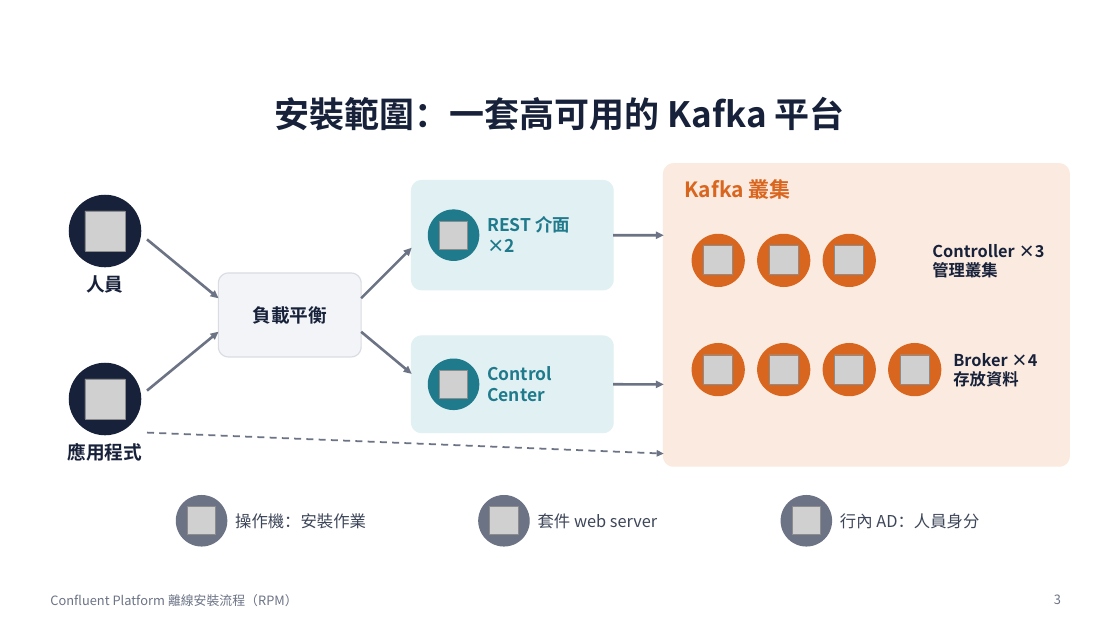
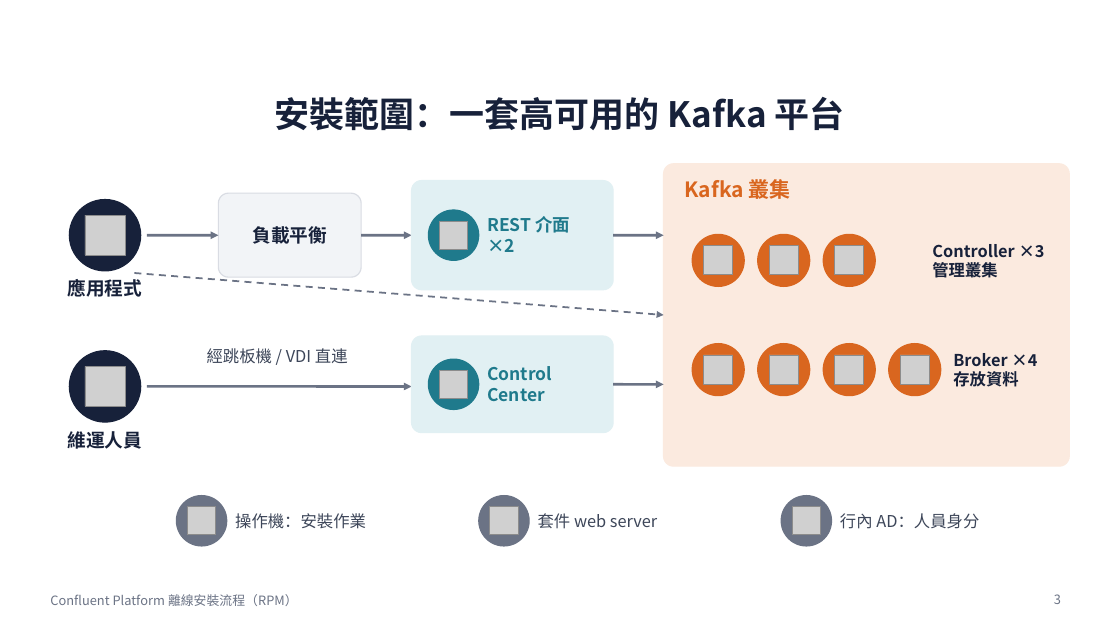
Before and after one commit to zxc81906119/kafka_install_ops, a slide deck: slide 3 of docs/Confluent-RPM安裝流程.pptx. Drawn at 1120x630 pixels with LibreOffice and Linux fonts; fonts in the diff are those of the drawing; grey boxes stand for pictures. Boxes give left, top, right and bottom in pixels: in the first picture for what was removed or moved away, otherwise in the second. Text is boxed around its words. In the diff, an @@ line names an element or a change of style, - is before the commit and + after.

```diff
--- a/docs/Confluent-RPM安裝流程.pptx
+++ b/docs/Confluent-RPM安裝流程.pptx
@@ ellipse: place and size @@
-ellipse at [69,196,140,267]
+ellipse at [69,200,140,271]
@@ text "負載平衡": place and size @@
-text "負載平衡" at [253,306,327,324]
+text "負載平衡" at [253,226,327,244]
@@ rounded rectangle: place and size @@
-rounded rectangle at [218,273,361,357]
+rounded rectangle at [218,193,361,277]
@@ picture: place and size @@
-picture at [85,211,125,251]
+picture at [85,215,125,255]
@@ arrow moved from (147, 239) - (218, 298) to (147, 235) - (218, 235) @@
@@ arrow moved from (361, 298) - (412, 248) to (361, 235) - (412, 235) @@
@@ text "應用程式": place and size @@
-text "應用程式" at [68,443,142,461]
+text "應用程式" at [68,279,142,297]
@@ arrow moved from (147, 433) - (664, 454) to (134, 273) - (664, 315) @@
@@ ellipse: place and size @@
-ellipse at [69,364,140,435]
+ellipse at [69,350,140,422]
@@ arrow removed from (147, 391) to (218, 332) @@
@@ text added at [207,348,348,364], 14 pt, text #3D4659 @@
+經跳板機 / VDI 直連
@@ arrow removed from (361, 332) to (412, 374) @@
@@ picture: place and size @@
-picture at [85,379,125,419]
+picture at [85,366,125,407]
@@ arrow added from (147, 386) to (412, 386), #6B7385 2.25 pt @@
@@ text at [68,431,142,449]: text changed @@
-人員
+維運人員
```
Also in this commit, not shown: 5 other slides changed, 16 other files.
